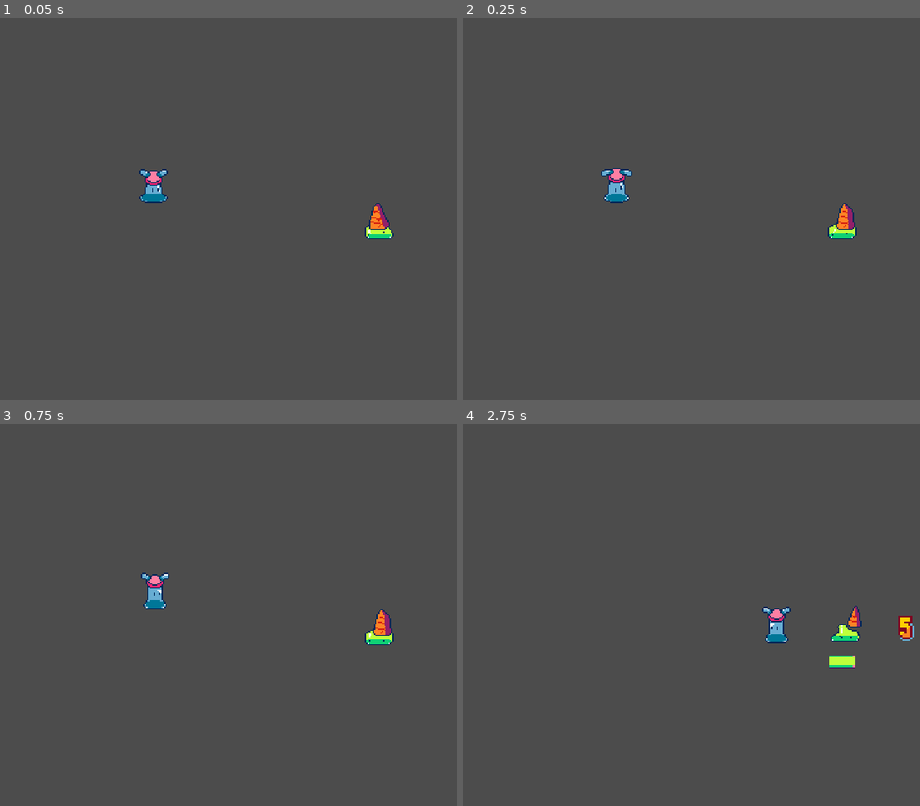
Above: before the commit, frames 1-4 (two rows, left to right).
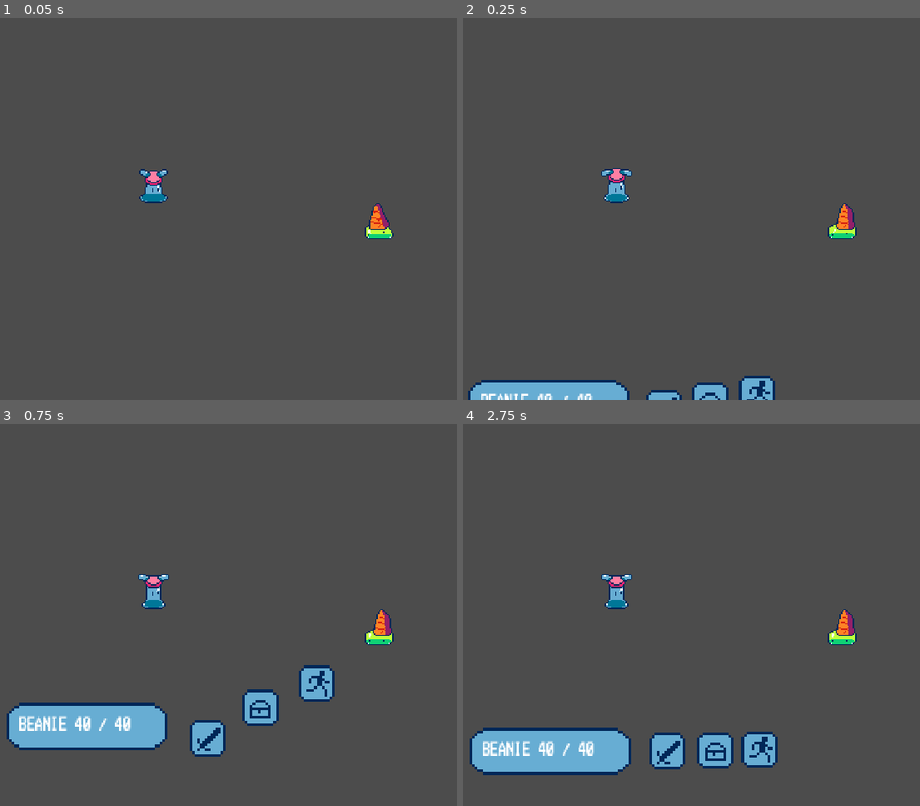
Above: after the commit, the same moments.

Repository: etherware-novice/slime-godot-game
Game: Godot game, scene res://Main.tscn
Two runs of this game, one before a commit and one after it. Both use one fixed random seed, a clock stepped at 60 frames per second and the inputs below.
Inputs:
- Up to frame 1 (0.05 s): no input
- Up to frame 2 (0.25 s): no input
- Up to frame 3 (0.75 s): tap Enter (ui_accept) at 0.5, 0.6 s; hold Right (ui_right) from 0.53 s (still down)
- Up to frame 4 (2.75 s): tap Enter (ui_accept) at 0.77, 1.07, 1.35, 1.52, 1.82, 2.1 s; release Right (ui_right) at 1.28 s; hold Left (ui_left) 1.28-2.03 s; hold Right (ui_right) from 2.03 s (still down)

Frame 1 is identical in both runs. In frame 2, 2.8% of the frame differs, in the area x 1-69%, y 93-100%; in frame 3, 6.5%; in frame 4, 8.0%, in the area x 1-99%, y 39-92%.

Commit message:
semi working attack selector

Diff:
--- a/HUD.gd
+++ b/HUD.gd
@@ -19,6 +19,12 @@
 		pass
 
 
+func start_player_hp(init_label):
+	$PlayerHP.set_up(init_label)
+
+func update_player_hp(new_label):
+	$PlayerHP.update_text(new_label)
+
 func new_damage_num(damage, pos):
 	var damage_instance = damage_num.instance()
 	add_child(damage_instance)
@@ -26,7 +32,7 @@
 	pass # Replace with function body.
 
 
-func calculate_hp_bar(hp, maxhp, pos):
+func calculate_hp_bar(hp, maxhp, pos, delay = 5):
 	var percent = min((float(hp) / float(maxhp) * 20), 19)
 	var sections = round(percent)
 
@@ -38,10 +44,15 @@
 	newbar.show()
 	add_child(newbar)
 	$despawn.start()
-	yield($despawn, "timeout")
+	yield(get_tree().create_timer(delay), "timeout")
+
 	newbar.queue_free()
 
 func game_over():
 	$transition.visible = true
 	$AnimationPlayer.play("fadeout")
 	pass
+
+
+func start_user_ui(player):
+	$PlayerHP.ui_init(player)
--- a/HUD.tscn
+++ b/HUD.tscn
@@ -1,9 +1,10 @@
-[gd_scene load_steps=31 format=2]
+[gd_scene load_steps=32 format=2]
 
 [ext_resource path="res://art/hp.png" type="Texture" id=1]
 [ext_resource path="res://HUD.gd" type="Script" id=2]
 [ext_resource path="res://transition.gdshader" type="Shader" id=3]
 [ext_resource path="res://shaders/wipeup.png" type="Texture" id=4]
+[ext_resource path="res://PlayerHP.tscn" type="PackedScene" id=5]
 
 [sub_resource type="AtlasTexture" id=1]
 atlas = ExtResource( 1 )
@@ -144,6 +145,18 @@
 "transitions": PoolRealArray( 1 ),
 "update": 0,
 "values": [ false ]
+}
+tracks/3/type = "value"
+tracks/3/path = NodePath(".:visible")
+tracks/3/interp = 1
+tracks/3/loop_wrap = true
+tracks/3/imported = false
+tracks/3/enabled = true
+tracks/3/keys = {
+"times": PoolRealArray(  ),
+"transitions": PoolRealArray(  ),
+"update": 1,
+"values": [  ]
 }
 
 [sub_resource type="Animation" id=25]
@@ -185,6 +198,18 @@
 "update": 1,
 "values": [ false, true ]
 }
+tracks/3/type = "value"
+tracks/3/path = NodePath(".:visible")
+tracks/3/interp = 1
+tracks/3/loop_wrap = true
+tracks/3/imported = false
+tracks/3/enabled = true
+tracks/3/keys = {
+"times": PoolRealArray( 0 ),
+"transitions": PoolRealArray( 1 ),
+"update": 1,
+"values": [ true ]
+}
 
 [node name="HUD" type="CanvasLayer"]
 script = ExtResource( 2 )
@@ -198,6 +223,8 @@
 [node name="despawn" type="Timer" parent="."]
 wait_time = 3.0
 one_shot = true
+
+[node name="PlayerHP" parent="." instance=ExtResource( 5 )]
 
 [node name="transition" type="ColorRect" parent="."]
 visible = false
--- a/Main.gd
+++ b/Main.gd
@@ -14,6 +14,8 @@
 	turnorder += get_tree().get_nodes_in_group("enemies")
 	for x in turnorder:
 		x.connect("endturn", self, "_endturn")
+
+	$HUD.start_player_hp(turnorder[0].health_display_format())
 	next_turn()
 
 
@@ -29,8 +31,7 @@
 		return
 
 	var nextchar = turnorder[turnindex]
-	if nextchar.active:
-		nextchar.do_attack()
+	nextchar.pre_turn()
 
 
 # Called every frame. 'delta' is the elapsed time since the previous frame.
--- /dev/null
+++ b/PlayerHP.gd
@@ -0,0 +1,73 @@
+extends CanvasLayer
+
+
+# Declare member variables here. Examples:
+# var a = 2
+# var b = "text"
+
+var player_inst = null
+var cur_selection = 0
+onready var default_selections = [$fight, $item, $run]
+
+var selections
+
+var next_input
+var in_sub = false
+
+
+
+
+func _ready():
+	selections = default_selections
+
+func set_up(current_player):
+	print("setup")
+	update_text(current_player)
+	$AnimationPlayer.play("popup")
+	yield($AnimationPlayer, "animation_finished")
+	$input_delay.start()
+
+func update_text(new_label):
+	$"hp box/Label".text = new_label
+
+
+func _process(delta):
+	if next_input:
+		return
+	if Input.is_action_just_pressed("ui_left"):
+		next_input = "left"
+	elif Input.is_action_just_pressed("ui_right"):
+		next_input = "right"
+	elif Input.is_action_just_pressed("ui_accept"):
+		next_input = "select"
+
+
+func ui_init(player):
+	player_inst = player
+	cur_selection = 0
+
+
+func _on_input_delay_timeout():
+	if not player_inst:
+		print("nul")
+		return
+	$selector.visible = true
+	var maximum_index = selections.size() - 1
+	var selected_opt = selections[min(cur_selection, maximum_index)]
+	$selector.position = selected_opt.position + Vector2(0, -80)
+
+	match next_input:
+		"left":
+			if cur_selection > 0:
+				cur_selection -= 1
+		"right":
+			if cur_selection < maximum_index:
+				cur_selection += 1
+		"select":
+			if not in_sub:
+				in_sub = true
+
+
+
+	next_input = null
+	pass # Replace with function body.
--- /dev/null
+++ b/PlayerHP.tscn
@@ -0,0 +1,266 @@
+[gd_scene load_steps=14 format=2]
+
+[ext_resource path="res://art/ui_buttons.png" type="Texture" id=1]
+[ext_resource path="res://art/ui_playerhpbox.png" type="Texture" id=2]
+[ext_resource path="res://PlayerHP.gd" type="Script" id=3]
+[ext_resource path="res://art/ui_cursor.png" type="Texture" id=4]
+
+[sub_resource type="DynamicFontData" id=1]
+font_path = "res://fonts/Mx437_EagleSpCGA_Alt1-2y.ttf"
+
+[sub_resource type="DynamicFont" id=2]
+font_data = SubResource( 1 )
+
+[sub_resource type="AtlasTexture" id=3]
+atlas = ExtResource( 1 )
+region = Rect2( 0, 0, 16, 16 )
+
+[sub_resource type="AtlasTexture" id=4]
+atlas = ExtResource( 1 )
+region = Rect2( 16, 0, 16, 16 )
+
+[sub_resource type="AtlasTexture" id=5]
+atlas = ExtResource( 1 )
+region = Rect2( 32, 0, 16, 16 )
+
+[sub_resource type="SpriteFrames" id=6]
+animations = [ {
+"frames": [ SubResource( 3 ), SubResource( 4 ), SubResource( 5 ) ],
+"loop": true,
+"name": "default",
+"speed": 5.0
+} ]
+
+[sub_resource type="GDScript" id=9]
+script/source = "extends AnimatedSprite
+
+
+
+# Called when the node enters the scene tree for the first time.
+func _ready():
+	pass # Replace with function body.
+
+
+# Called every frame. 'delta' is the elapsed time since the previous frame.
+#func _process(delta):
+#	pass
+"
+
+[sub_resource type="Animation" id=7]
+length = 0.001
+tracks/0/type = "bezier"
+tracks/0/path = NodePath("hp box:position:x")
+tracks/0/interp = 1
+tracks/0/loop_wrap = true
+tracks/0/imported = false
+tracks/0/enabled = true
+tracks/0/keys = {
+"points": PoolRealArray( 170, -0.25, 0, 0.25, 0 ),
+"times": PoolRealArray( 0 )
+}
+tracks/1/type = "bezier"
+tracks/1/path = NodePath("hp box:position:y")
+tracks/1/interp = 1
+tracks/1/loop_wrap = true
+tracks/1/imported = false
+tracks/1/enabled = true
+tracks/1/keys = {
+"points": PoolRealArray( 349, -0.25, 0, 0.25, 0 ),
+"times": PoolRealArray( 0 )
+}
+tracks/2/type = "bezier"
+tracks/2/path = NodePath("fight:position:x")
+tracks/2/interp = 1
+tracks/2/loop_wrap = true
+tracks/2/imported = false
+tracks/2/enabled = true
+tracks/2/keys = {
+"points": PoolRealArray( 383, -0.25, 0, 0.25, 0 ),
+"times": PoolRealArray( 0 )
+}
+tracks/3/type = "bezier"
+tracks/3/path = NodePath("fight:position:y")
+tracks/3/interp = 1
+tracks/3/loop_wrap = true
+tracks/3/imported = false
+tracks/3/enabled = true
+tracks/3/keys = {
+"points": PoolRealArray( 484, -0.25, 0, 0.25, 0 ),
+"times": PoolRealArray( 0 )
+}
+tracks/4/type = "bezier"
+tracks/4/path = NodePath("item:position:x")
+tracks/4/interp = 1
+tracks/4/loop_wrap = true
+tracks/4/imported = false
+tracks/4/enabled = true
+tracks/4/keys = {
+"points": PoolRealArray( 470, -0.25, 0, 0.25, 0 ),
+"times": PoolRealArray( 0 )
+}
+tracks/5/type = "bezier"
+tracks/5/path = NodePath("item:position:y")
+tracks/5/interp = 1
+tracks/5/loop_wrap = true
+tracks/5/imported = false
+tracks/5/enabled = true
+tracks/5/keys = {
+"points": PoolRealArray( 519, -0.25, 0, 0.25, 0 ),
+"times": PoolRealArray( 0 )
+}
+tracks/6/type = "bezier"
+tracks/6/path = NodePath("run:position:x")
+tracks/6/interp = 1
+tracks/6/loop_wrap = true
+tracks/6/imported = false
+tracks/6/enabled = true
+tracks/6/keys = {
+"points": PoolRealArray( 560, -0.25, 0, 0.25, 0 ),
+"times": PoolRealArray( 0 )
+}
+tracks/7/type = "bezier"
+tracks/7/path = NodePath("run:position:y")
+tracks/7/interp = 1
+tracks/7/loop_wrap = true
+tracks/7/imported = false
+tracks/7/enabled = true
+tracks/7/keys = {
+"points": PoolRealArray( 486, -0.25, 0, 0.25, 0 ),
+"times": PoolRealArray( 0 )
+}
+
+[sub_resource type="Animation" id=8]
+resource_name = "popup"
+length = 3.0
+tracks/0/type = "bezier"
+tracks/0/path = NodePath("hp box:position:x")
+tracks/0/interp = 1
+tracks/0/loop_wrap = true
+tracks/0/imported = false
+tracks/0/enabled = true
+tracks/0/keys = {
+"points": PoolRealArray( 167, -0.25, 0, 0.25, 0, 170, -0.25, 0, 0.25, 0, 170, -0.25, 0, 0.25, 0 ),
+"times": PoolRealArray( 0, 1, 1.5 )
+}
+tracks/1/type = "bezier"
+tracks/1/path = NodePath("hp box:position:y")
+tracks/1/interp = 1
+tracks/1/loop_wrap = true
+tracks/1/imported = false
+tracks/1/enabled = true
+tracks/1/keys = {
+"points": PoolRealArray( 550, -0.25, 0, 0.25, 0, 349, -0.25, 0, 0.25, 0, 424, -0.25, 0, 0.25, 0 ),
+"times": PoolRealArray( 0, 1, 1.5 )
+}
+tracks/2/type = "bezier"
+tracks/2/path = NodePath("fight:position:x")
+tracks/2/interp = 1
+tracks/2/loop_wrap = true
+tracks/2/imported = false
+tracks/2/enabled = true
+tracks/2/keys = {
+"points": PoolRealArray( 342, -0.25, 0, 0.25, 0, 358, -0.25, 0, 0.25, 0, 350, -0.25, 0, 0.25, 0 ),
+"times": PoolRealArray( 0, 1, 2 )
+}
+tracks/3/type = "bezier"
+tracks/3/path = NodePath("fight:position:y")
+tracks/3/interp = 1
+tracks/3/loop_wrap = true
+tracks/3/imported = false
+tracks/3/enabled = true
+tracks/3/keys = {
+"points": PoolRealArray( 660, -0.25, 0, 0.25, 0, 477, -0.25, 0, 0.25, 0, 530, -0.25, 0, 0.25, 0 ),
+"times": PoolRealArray( 0, 1, 2 )
+}
+tracks/4/type = "bezier"
+tracks/4/path = NodePath("item:position:x")
+tracks/4/interp = 1
+tracks/4/loop_wrap = true
+tracks/4/imported = false
+tracks/4/enabled = true
+tracks/4/keys = {
+"points": PoolRealArray( 410, -0.25, 0, 0.25, 0, 442, -0.25, 0, 0.25, 0, 424, -0.25, 0, 0.25, 0 ),
+"times": PoolRealArray( 0, 1, 2 )
+}
+tracks/5/type = "bezier"
+tracks/5/path = NodePath("item:position:y")
+tracks/5/interp = 1
+tracks/5/loop_wrap = true
+tracks/5/imported = false
+tracks/5/enabled = true
+tracks/5/keys = {
+"points": PoolRealArray( 659, -0.25, 0, 0.25, 0, 420, -0.25, 0, 0.25, 0, 529, -0.25, 0, 0.25, 0 ),
+"times": PoolRealArray( 0, 1, 2 )
+}
+tracks/6/type = "bezier"
+tracks/6/path = NodePath("run:position:x")
+tracks/6/interp = 1
+tracks/6/loop_wrap = true
+tracks/6/imported = false
+tracks/6/enabled = true
+tracks/6/keys = {
+"points": PoolRealArray( 478, -0.25, 0, 0.25, 0, 533, -0.25, 0, 0.25, 0, 492, -0.25, 0, 0.25, 0 ),
+"times": PoolRealArray( 0, 1, 2 )
+}
+tracks/7/type = "bezier"
+tracks/7/path = NodePath("run:position:y")
+tracks/7/interp = 1
+tracks/7/loop_wrap = true
+tracks/7/imported = false
+tracks/7/enabled = true
+tracks/7/keys = {
+"points": PoolRealArray( 657, -0.25, 0, 0.25, 0, 375, -0.25, 0, 0.25, 0, 528, -0.25, 0, 0.25, 0 ),
+"times": PoolRealArray( 0, 1, 2 )
+}
+
+[node name="PlayerHP" type="CanvasLayer"]
+script = ExtResource( 3 )
+
+[node name="hp box" type="Sprite" parent="."]
+position = Vector2( 170, 349 )
+scale = Vector2( 4, 4 )
+texture = ExtResource( 2 )
+
+[node name="Label" type="Label" parent="hp box"]
+margin_left = -25.5238
+margin_top = 19.2381
+margin_right = 25.4762
+margin_bottom = 35.2381
+rect_scale = Vector2( 0.4, 0.4 )
+custom_fonts/font = SubResource( 2 )
+text = "test"
+
+[node name="fight" type="AnimatedSprite" parent="."]
+position = Vector2( 383, 484 )
+scale = Vector2( 4, 4 )
+frames = SubResource( 6 )
+offset = Vector2( 0, -3.6129 )
+script = SubResource( 9 )
+
+[node name="item" type="AnimatedSprite" parent="."]
+position = Vector2( 470, 519 )
+scale = Vector2( 4, 4 )
+frames = SubResource( 6 )
+frame = 1
+offset = Vector2( 0, -3.6129 )
+
+[node name="run" type="AnimatedSprite" parent="."]
+position = Vector2( 560, 486 )
+scale = Vector2( 4, 4 )
+frames = SubResource( 6 )
+frame = 2
+offset = Vector2( 0, -3.6129 )
+
+[node name="AnimationPlayer" type="AnimationPlayer" parent="."]
+anims/RESET = SubResource( 7 )
+anims/popup = SubResource( 8 )
+
+[node name="selector" type="Sprite" parent="."]
+visible = false
+scale = Vector2( 2, 2 )
+texture = ExtResource( 4 )
+
+[node name="input_delay" type="Timer" parent="."]
+wait_time = 0.2
+
+[connection signal="timeout" from="input_delay" to="." method="_on_input_delay_timeout"]
--- a/beanie.gd
+++ b/beanie.gd
@@ -10,7 +10,8 @@
 
 
 func _ready():
-	maxhp = 10
+	maxhp = 40
+	ui_name = "BEANIE"
 	#damageoffset = Vector2(-20, -50)
 	._ready()
 
@@ -69,6 +70,8 @@
 
 
 func do_attack():
+	$"%HUD".start_user_ui(self)
+	return
 	var target_pos = get_tree().get_nodes_in_group("enemies").duplicate()
 	target_pos.shuffle()
 	target_pos = target_pos.pop_front()
--- a/character.gd
+++ b/character.gd
@@ -7,6 +7,7 @@
 
 var maxhp = 30
 var hp
+var ui_name = "null"
 
 var active = true
 
@@ -18,6 +19,12 @@
 # Called every frame. 'delta' is the elapsed time since the previous frame.
 #func _process(delta):
 #	pass
+
+func pre_turn():
+	print("preturn")
+	$"%HUD".update_player_hp(health_display_format())
+	if active:
+		do_attack()
 
 func do_attack():
 	emit_signal("endturn")
@@ -34,8 +41,12 @@
 
 	hud.new_damage_num(damage, pos)
 	hud.calculate_hp_bar(hp, maxhp, pos)
+	hud.update_player_hp(health_display_format())
 	if hp <= 0:
 		on_death()
 
 func on_death():
 	active = false
+
+func health_display_format():
+	return ui_name + " " + str(hp) + " / " + str(maxhp)
--- a/icecream.gd
+++ b/icecream.gd
@@ -7,7 +7,7 @@
 #	pass
 
 func _ready():
-	#damageoffset = Vector2(-200, -100)
+	ui_name = "ICECREAM"
 	._ready()
 
 
@@ -54,7 +54,7 @@
 
 func _sub_hp(damage):
 	._sub_hp(damage)
-	var cam = get_node("%BattleCam").screen_shake()
+	get_node("%BattleCam").screen_shake()
 	if active:
 		$AnimatedSprite.animation = "hurt"
 		yield($AnimatedSprite, "animation_finished")
Binary file added: art/ui_buttons.png
Not shown, added: art/ui_buttons.png.import
Binary file added: art/ui_cursor.png
Not shown, added: art/ui_cursor.png.import
Binary file added: art/ui_playerhpbox.png
Not shown, added: art/ui_playerhpbox.png.import
Not shown, added: fonts/LICENSE.TXT
Binary file added: fonts/Mx437_EagleSpCGA_Alt1-2y.ttf
Not shown, added: fonts/README.TXT
Binary file added: raw/ui_buttons.aseprite
Binary file added: raw/ui_cursor.aseprite
Binary file added: raw/ui_playerhpbox.aseprite
(and 1 more such lines)
